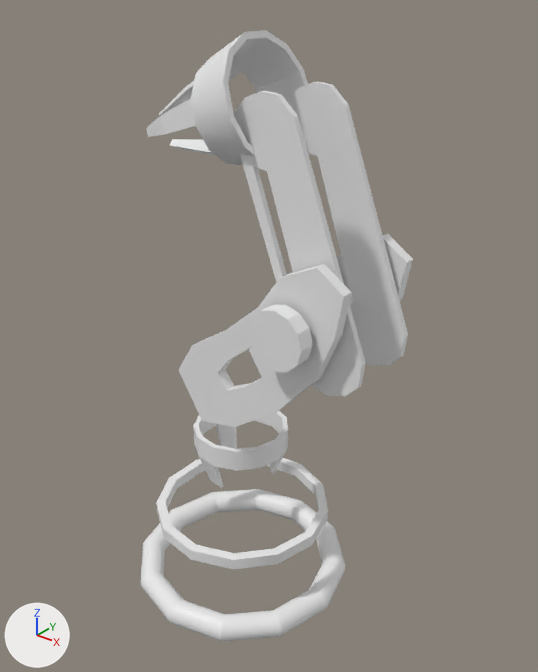
What one commit did to the FBX model ForceUpload/Assets/SceneModel/machine-arm.fbx.
Camera for both pictures: a camera (50 mm lens) standing at (5.86, -7.32, 9.06) and looking at (-0.17, 0.21, 4.39). The lights are fixed; the arrows at lower left show +X, +Y and +Z. Where no turn or scale is listed for an object, it has been applied to the vertices.
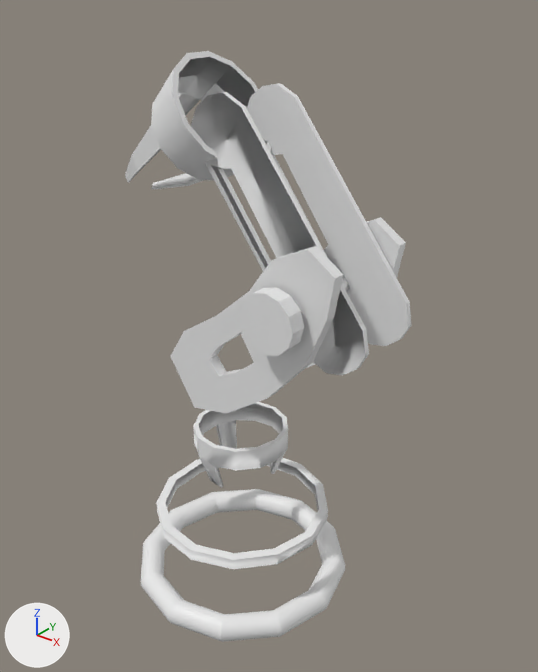
Location of each change, [x1, y1, x2, y2] in pixels of the pictures (538 x 672 px):
'neck', added: after [191, 83, 411, 375]
'base', added: after [170, 217, 406, 413]
'pCube32', deleted: before [288, 81, 408, 366]
'pCube31', deleted: before [234, 91, 366, 396]
'polySurface10', deleted: before [178, 264, 352, 427]
'pSphere3', deleted: before [146, 30, 308, 165]
'grab', added: after [125, 51, 271, 190]
'pCylinder31', deleted: before [248, 305, 313, 373]
'polySurface11', deleted: before [249, 234, 413, 377]
part 1 of me_mesh_009, shading changed: [156, 458, 328, 569] in both
part 2 of me_mesh_010, shading changed: [193, 411, 288, 488] in both

The change, as a list of edits to the scene's bpy script:
```text
Add mat_lambert2:
    mat_lambert2 = principled_material('lambert2')
    mat_lambert2.base_color = (0.838, 0.838, 0.838)  # white #ececec
Change me_mesh_009:
    where me_mesh_009.from_pydata(...)  # 52 vertices, 49 faces; spans x -1.35..1.39, y -1.38..1.38, z -0.09..0.09
    used by ob_psphere2; location = (-0.58, 0.03, 1.29)
    me_mesh_009 part 1: edges marked sharp go from 78 to 26
Change me_mesh_010:
    where me_mesh_010.from_pydata(...)  # 64 vertices, 64 faces; spans x -0.712..0.734, y -0.728..0.728, z -0.686..0.167
    used by ob_psphere1; location = (-0.58, 0.03, 2.66)
    me_mesh_010 part 2: edges marked sharp go from 102 to 41
Add me_mesh_001_1:
    me_mesh_001_1.from_pydata(...)  # 72 vertices, 60 faces; spans x -0.8..1.88, y -0.55..0.55, z 4.63..7.82
    me_mesh_001_1.materials.append(mat_lambert2)  # white #ececec
Add me_mesh_1:
    me_mesh_1.from_pydata(...)  # 76 vertices, 76 faces; spans x -2.51..-0.23, y -0.83..0.79, z 6.21..8.18
    me_mesh_1.materials.append(mat_lambert2)  # white #ececec
Add me_mesh_002_1:
    me_mesh_002_1.from_pydata(...)  # 198 vertices, 216 faces; spans x -1.37..1.37, y -1.1..1.1, z -1.4..1.4
    me_mesh_002_1.materials.append(mat_lambert2)  # white #ececec
Remove ob_pcylinder31:
    ob_pcylinder31 = bpy.data.objects.new('pCylinder31', me_mesh_002)
    ob_pcylinder31.location = (0.95, -0.98, 5.15)
Remove ob_polysurface10:
    ob_polysurface10 = bpy.data.objects.new('polySurface10', me_mesh_006)
    ob_polysurface10.location = (0.46, -0.71, 4.66)
Remove ob_polysurface11:
    ob_polysurface11 = bpy.data.objects.new('polySurface11', me_mesh_007)
    ob_polysurface11.parent = ob_transform16
    ob_polysurface11.location = (28.93, 84.51, 3.575)
    ob_polysurface11.rotation_euler = (0.0, 0.0, 2.086)  # degrees (0, 0, 120)
    ob_polysurface11.scale = (-177.0, -497.0, -25.8)
Remove ob_psphere3:
    ob_psphere3 = bpy.data.objects.new('pSphere3', me_mesh_008)
    ob_psphere3.location = (-0.45, -0.02, 7.54)
Remove ob_pcube31:
    ob_pcube31 = bpy.data.objects.new('pCube31', me_mesh)
    ob_pcube31.parent = ob_transform10
    ob_pcube31.location = (69.2, 228.8, -23.26)
    ob_pcube31.rotation_euler = (0.0, 0.0, -2.778)  # degrees (0, 0, -159)
    ob_pcube31.scale = (-101.0, -321.0, -6.89)
Remove ob_pcube32:
    ob_pcube32 = bpy.data.objects.new('pCube32', me_mesh_001)
    ob_pcube32.location = (0.87, 0.51, 6.1)
Remove ob_pcylinder32:
    ob_pcylinder32 = bpy.data.objects.new('pCylinder32', me_mesh_003)
    ob_pcylinder32.parent = ob_transform13
    ob_pcylinder32.location = (77.2, 133.3, -24.13)
    ob_pcylinder32.rotation_euler = (1.571, 0.0, -3.142)  # degrees (90, 0, -180)
    ob_pcylinder32.scale = (-40.2, -11.4, -40.2)
Add ob_neck:
    ob_neck = bpy.data.objects.new('neck', me_mesh_001_1)
    ob_neck.location = (0.0, 0.0, 0.0)
Add ob_grab:
    ob_grab = bpy.data.objects.new('grab', me_mesh_1)
    ob_grab.location = (0.0, 0.0, 0.0)
Add ob_base:
    ob_base = bpy.data.objects.new('base', me_mesh_002_1)
    ob_base.location = (0.24, -0.05, 4.89)
```
